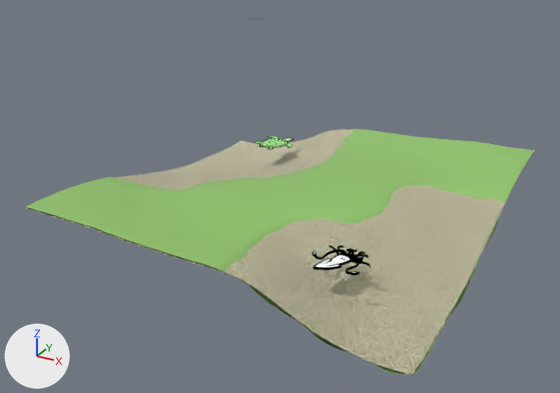
Two versions of the Blender file blender/cards/3434b.blend, one commit apart.
Both versions are drawn from a 50 mm lens placed at (19.2, -37.7, 18.3), pointed at (-0.6, -1.6, 0.3). Lighting does not change. The marker at lower left points along +X, +Y and +Z. Text is drawn in Blender's own font.

Names of what the first picture shows: 'Grass', 'Sand', 'squid.svg'.
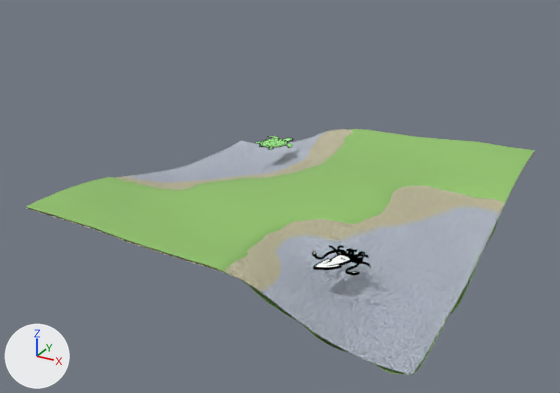
Changed parts and their boxes [x1, y1, x2, y2] in the pictures (560 x 393 px):
'Sand', recoloured (beige to grey): [126, 131, 502, 375] in both

Edits to the bpy script that builds the scene:
```text
Add mat_terrain_material:
    mat_terrain_material = bpy.data.materials.new('Terrain Material')
    # nodes: BsdfPrincipled, Bump, MapRange, Mapping, OutputMaterial, SeparateXYZ, TexCoord, TexNoise, ValToRGB
    # colours: blue #306895, white #dde6f3, beige #e7e2be
Change me_plane_001:
    where me_plane_001.from_pydata(...)  # 4489 vertices, 4356 faces; spans x -1.0..1.0, y -1.0..1.0, z -0.18..0.09
    remove me_plane_001.materials.append(mat_sand_material)
    add me_plane_001.materials.append(mat_terrain_material)
```
